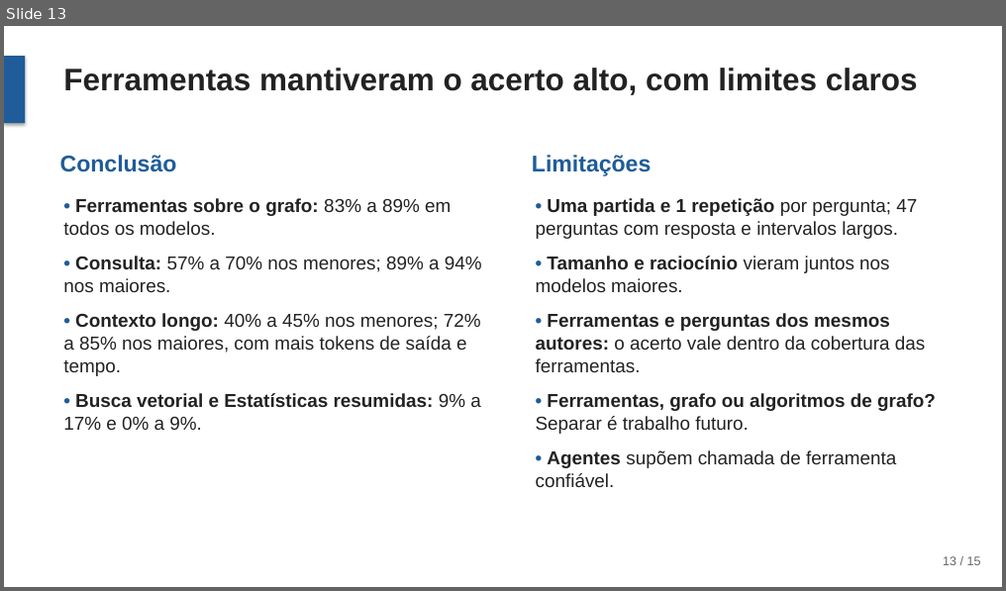
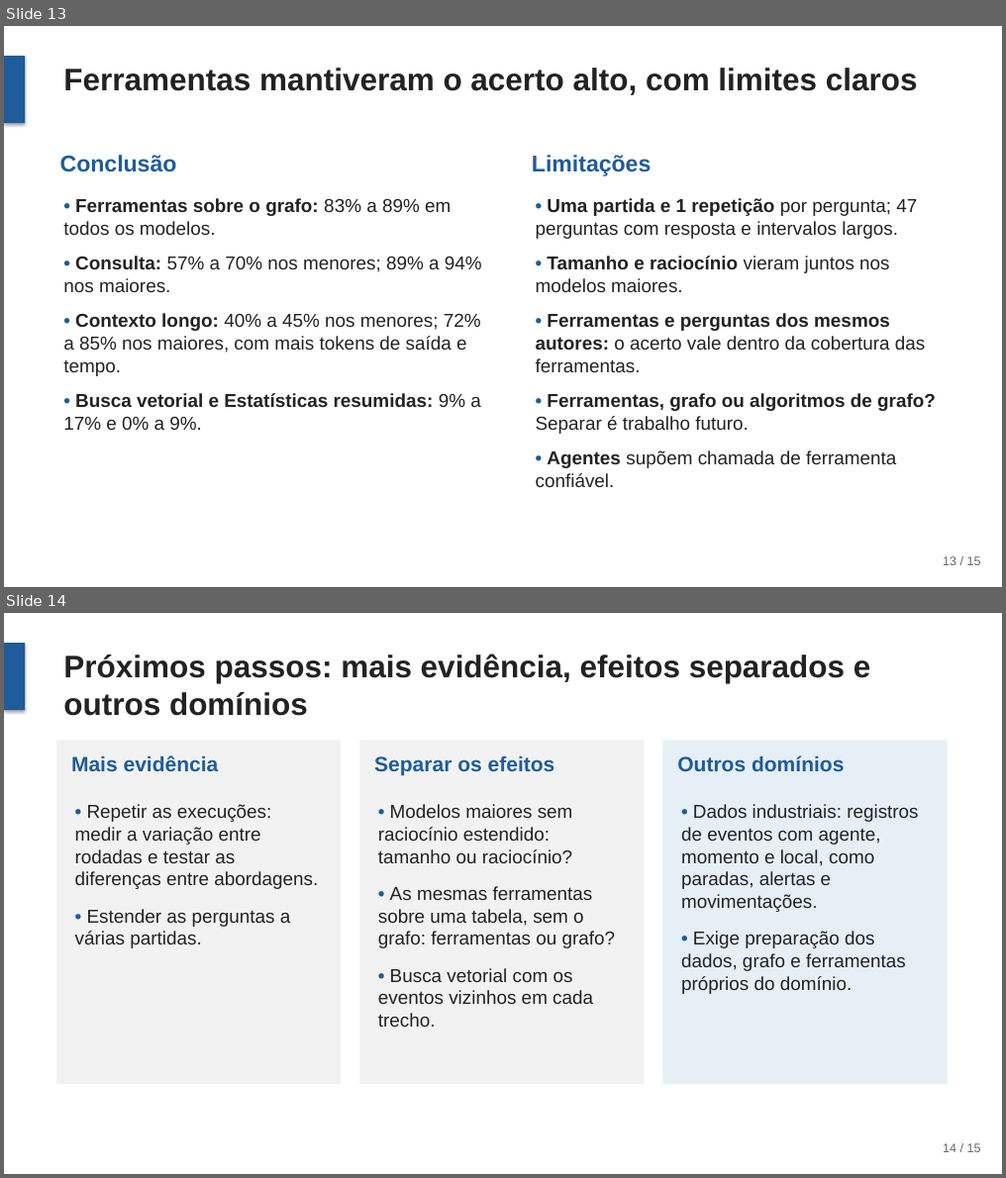
Before and after one commit to joaowinderfeldbussolotto/football-tactics-knowledge-graph, a slide deck: apresentacao/apresentacao.pptx. Shown one above the other, each under a label of ours: slide 13 before the commit, slides 13 and 14 after it. The pictures are 1006x591 and 1006x1178 pixels, drawn with LibreOffice and Linux fonts; fonts in the diff are those of the drawing. Boxes give left, top, right and bottom in pixels: in the first picture for what was removed or moved away, otherwise in the second. Text is boxed around its words. In the diff, an @@ line names an element or a change of style, - is before the commit and + after.

```diff
--- a/apresentacao/apresentacao.pptx
+++ b/apresentacao/apresentacao.pptx
@@ slide 14 added at <box>4,613,1002,1174</box>, background #FFFFFF @@
@@ rectangle added at <box>4,643,25,710</box>, fill #1F5C99 @@
@@ title added at <box>63,654,871,716</box>, 30 pt, text #222222, bold @@
+Próximos passos: mais evidência, efeitos separados e outros domínios
@@ rectangle added at <box>56,741,341,1084</box>, fill #F2F2F2 @@
@@ text added at <box>71,756,219,771</box>, 20 pt, text #1F5C99, bold @@
+Mais evidência
@@ rectangle added at <box>359,741,645,1084</box>, fill #F2F2F2 @@
@@ text added at <box>374,756,555,776</box>, 20 pt, text #1F5C99, bold @@
+Separar os efeitos
@@ rectangle added at <box>662,741,947,1084</box>, fill #E6EEF6 @@
@@ text added at <box>677,756,844,771</box>, 20 pt, text #1F5C99, bold @@
+Outros domínios
@@ text added at <box>75,804,318,949</box>, 18 pt, text #222222 @@
+• Repetir as execuções: medir a variação entre rodadas e testar as diferenças entre abordagens.
+• Estender as perguntas a várias partidas.
@@ text added at <box>378,804,616,1027</box>, 18 pt, text #222222 @@
+• Modelos maiores sem raciocínio estendido: tamanho ou raciocínio?
+• As mesmas ferramentas sobre uma tabela, sem o grafo: ferramentas ou grafo?
+• Busca vetorial com os eventos vizinhos em cada trecho.
@@ text added at <box>681,804,918,994</box>, 18 pt, text #222222 @@
+• Dados industriais: registros de eventos com agente, momento e local, como paradas, alertas e movimentações.
+• Exige preparação dos dados, grafo e ferramentas próprios do domínio.
@@ text added at <box>943,1144,981,1153</box>, 12 pt, text #666666 @@
+14 / 15
```
Also in this commit, not shown: 1 slide removed, 2 other files.
